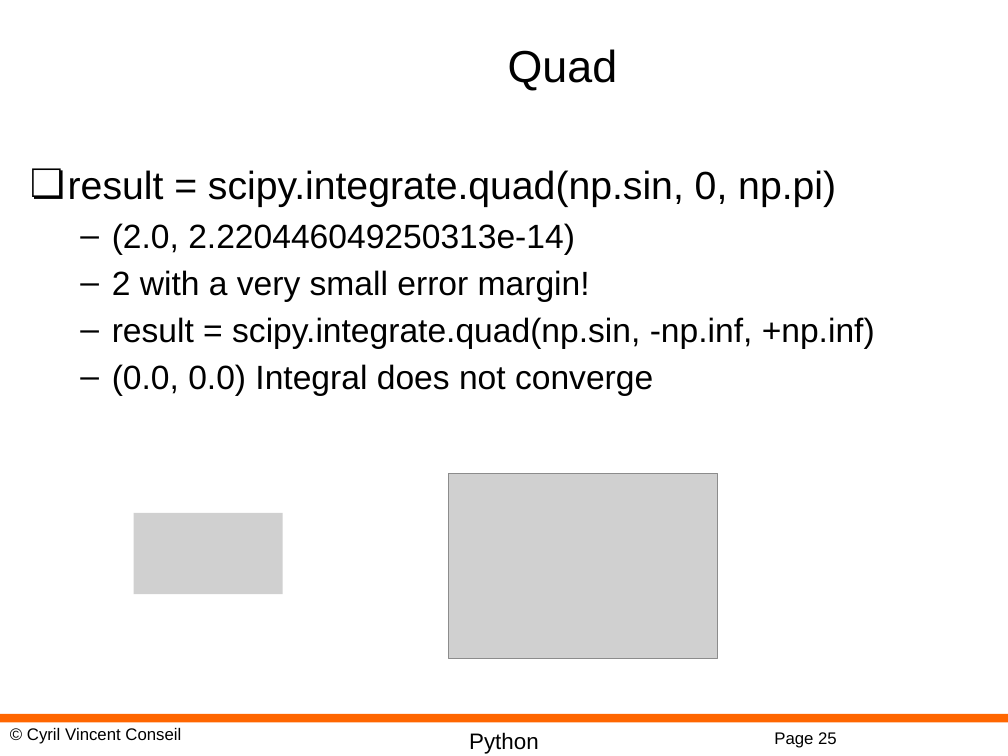
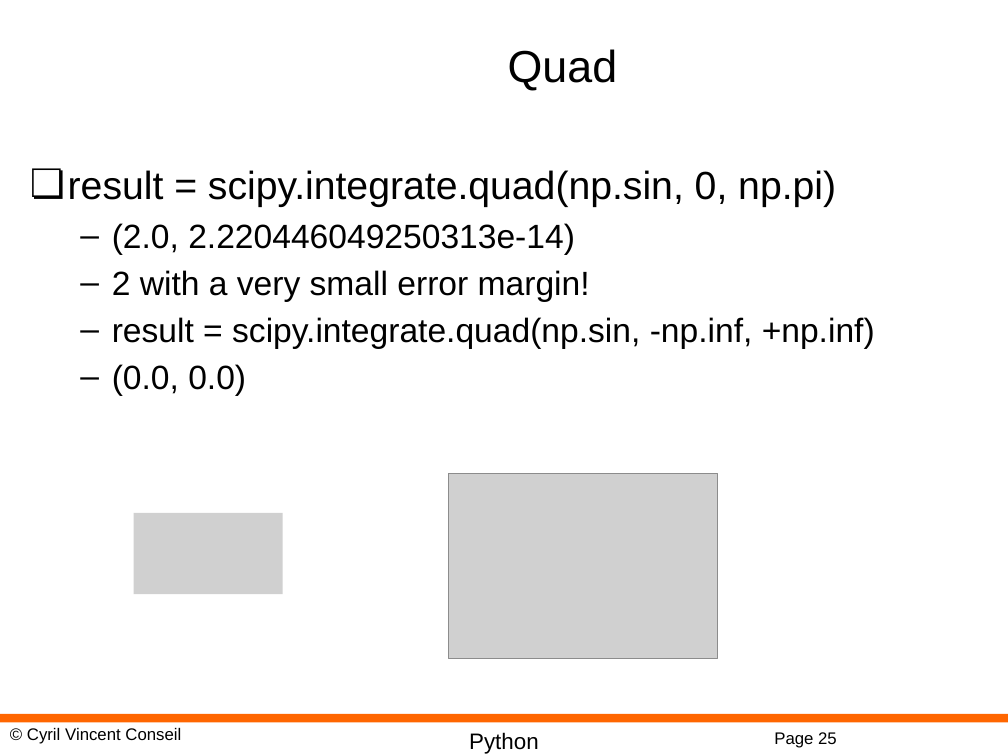
Before and after one commit to cyrilvincent/math, a slide deck: slide 25 of ppt/PythonMath10-Scipy.pptx. Drawn at 1008x756 pixels with LibreOffice and Linux fonts; fonts in the diff are those of the drawing; grey boxes stand for pictures; background and template pictures are left out. Boxes give left, top, right and bottom in pixels: in the first picture for what was removed or moved away, otherwise in the second. Text is boxed around its words. In the diff, an @@ line names an element or a change of style, - is before the commit and + after.

```diff
--- a/ppt/PythonMath10-Scipy.pptx
+++ b/ppt/PythonMath10-Scipy.pptx
@@ text at (112, 364, 246, 396): text changed @@
-  – (0.0, 0.0) Integral does not converge
+  – (0.0, 0.0)
```
Also in this commit, not shown: 3 other files.
